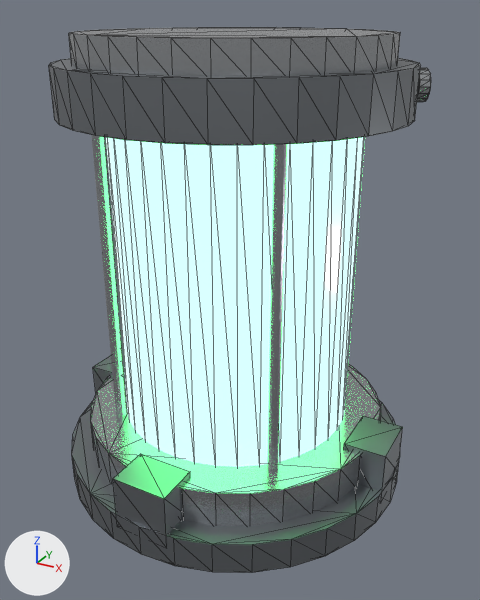
Before and after pictures for a commit that changed the glTF model assets/modelos/core_biocontainer.glb.
One viewpoint serves both versions: a 50 mm lens placed at (2.64, -4.72, 3.98), pointed at (0.09, -0.08, 1.66). Arrows for +X, +Y and +Z are at lower left; the lights stay in place. The older version comes first. Mesh edges are drawn as thin lines on the coarser meshes. Where no turn or scale is listed for an object, it has been applied to the vertices.
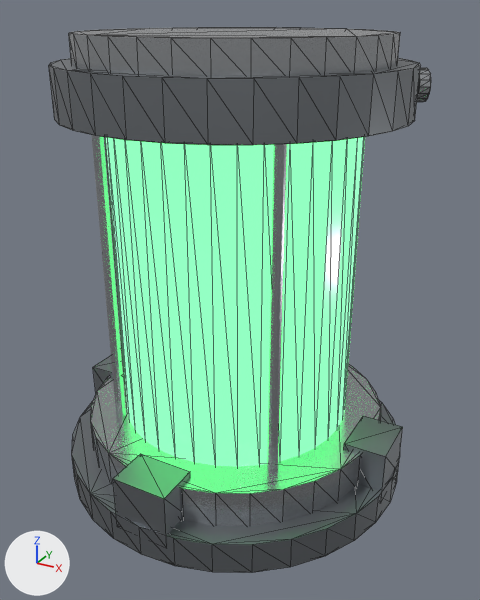
Diff of the bpy script that builds the scene:
```diff
--- a/assets/modelos/core_biocontainer.glb.py
+++ b/assets/modelos/core_biocontainer.glb.py
@@ mat_mat_biotoxicfluid @@
 mat_mat_biotoxicfluid.emission_color = (0.15, 1.0, 0.28)  # green #6cff90
-mat_mat_biotoxicfluid.emission_strength = 4.5
+mat_mat_biotoxicfluid.emission_strength = 1.8
```

Changed parts and their boxes [x1, y1, x2, y2] in the pictures (480 x 600 px):
'Toxic_Fluid_Cylinder', surface changed
    both: [105, 137, 365, 467]
